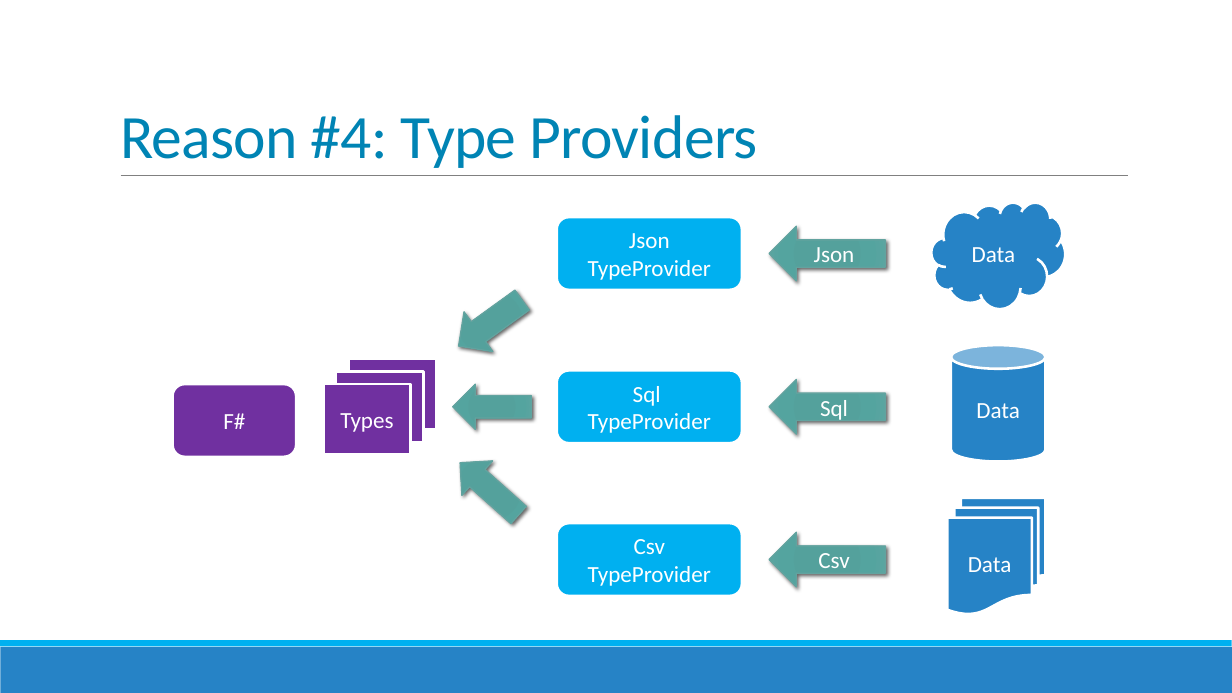
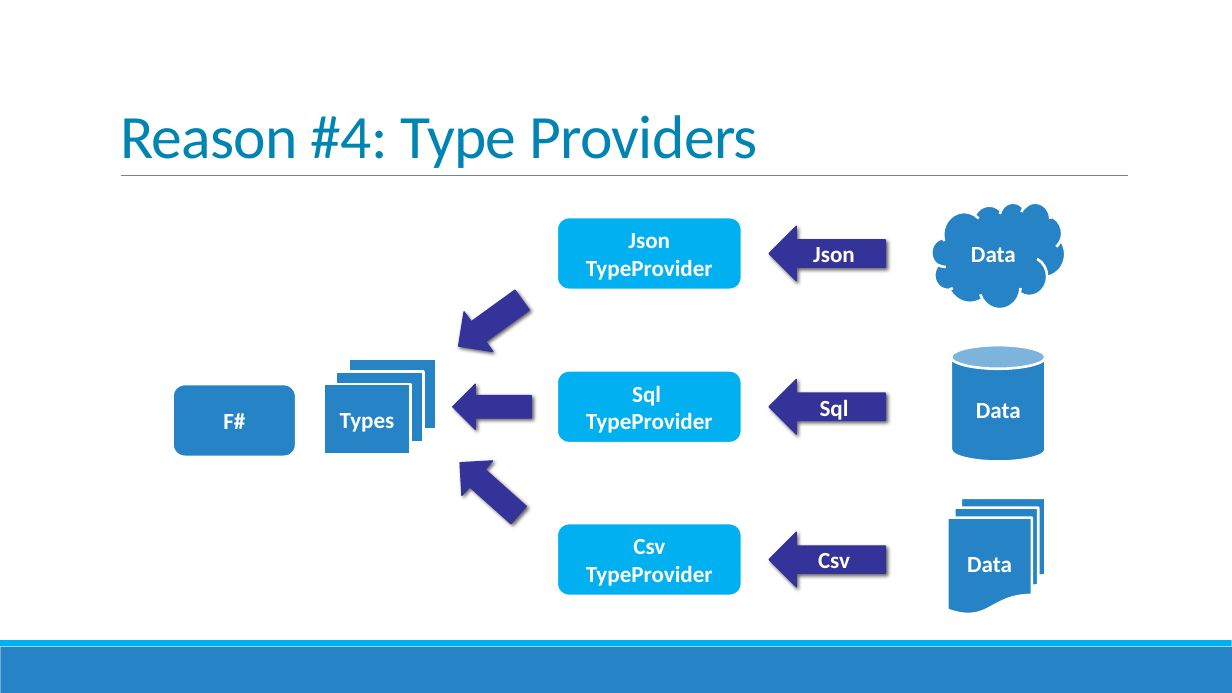
Before and after one commit to jorgef/fivereasons, a slide deck: slide 18 of FiveReasons.pptx. Drawn at 1232x693 pixels with LibreOffice and Linux fonts; fonts in the diff are those of the drawing. Boxes give left, top, right and bottom in pixels: in the first picture for what was removed or moved away, otherwise in the second. Text is boxed around its words. In the diff, an @@ line names an element or a change of style, - is before the commit and + after.

```diff
--- a/FiveReasons.pptx
+++ b/FiveReasons.pptx
@@ rectangle at (349, 359, 436, 429): fill #7030A0 to #2683C6 @@
@@ rounded rectangle "F#" at (173, 384, 297, 457): bold on; fill #7030A0 to #2683C6 @@
@@ rectangle "Types" at (323, 384, 410, 455): bold on; fill #7030A0 to #2683C6 @@
@@ rectangle at (336, 372, 423, 442): fill #7030A0 to #2683C6 @@
@@ bold on; fill gradient #52A19C to #55A19C to #54A5A0 to #5FA6A2 to #333399; outline #62A39F 1 pt to #333399 1 pt in 3 elements at (769, 226, 885, 281), (769, 532, 885, 587), (769, 380, 885, 434) @@
@@ fill gradient #52A19C to #55A19C to #54A5A0 to #5FA6A2 to #333399; outline #62A39F 1 pt to #333399 1 pt in 3 elements at (444, 280, 536, 366), (453, 384, 531, 430), (445, 446, 534, 532) @@
@@ bold on in 6 elements at (932, 202, 1066, 309), (951, 346, 1045, 462), (947, 498, 1045, 615), (557, 217, 742, 290), (557, 371, 742, 444), (557, 523, 742, 596) @@
```
Also in this commit, not shown: 19 other slides changed.
